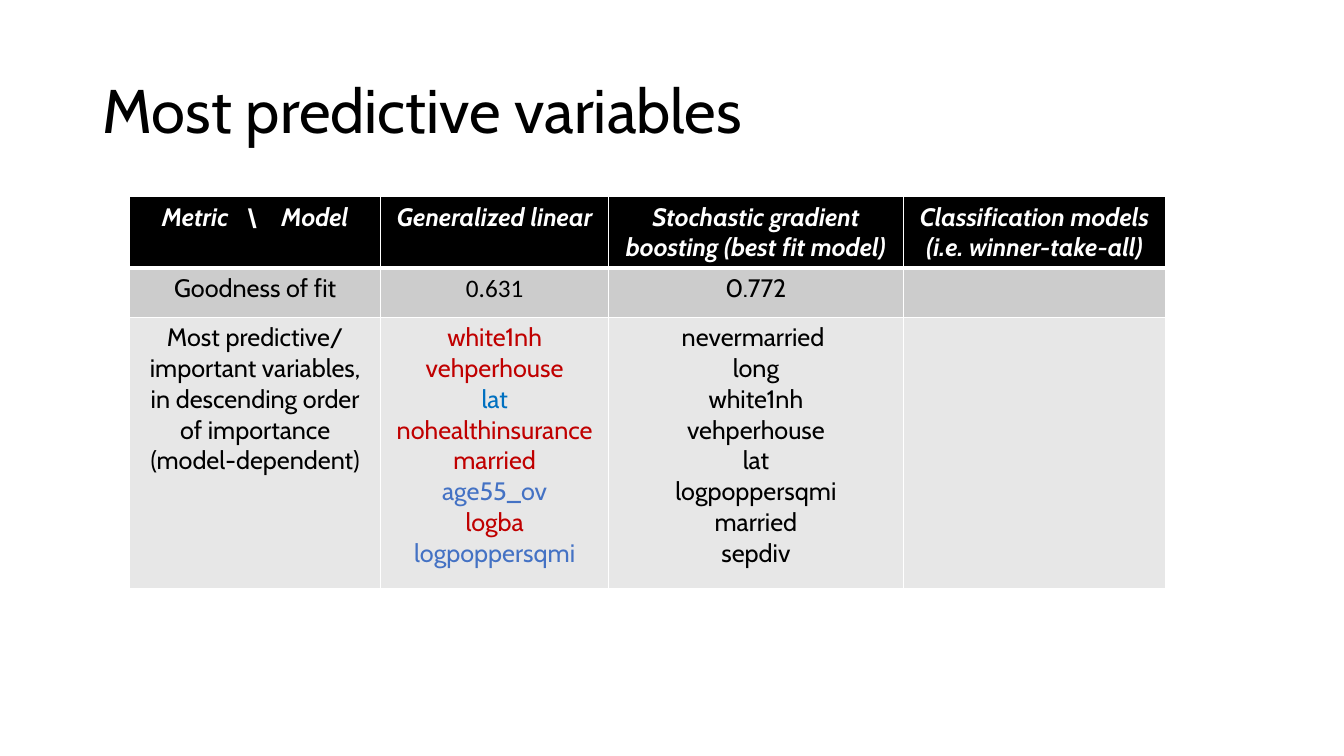
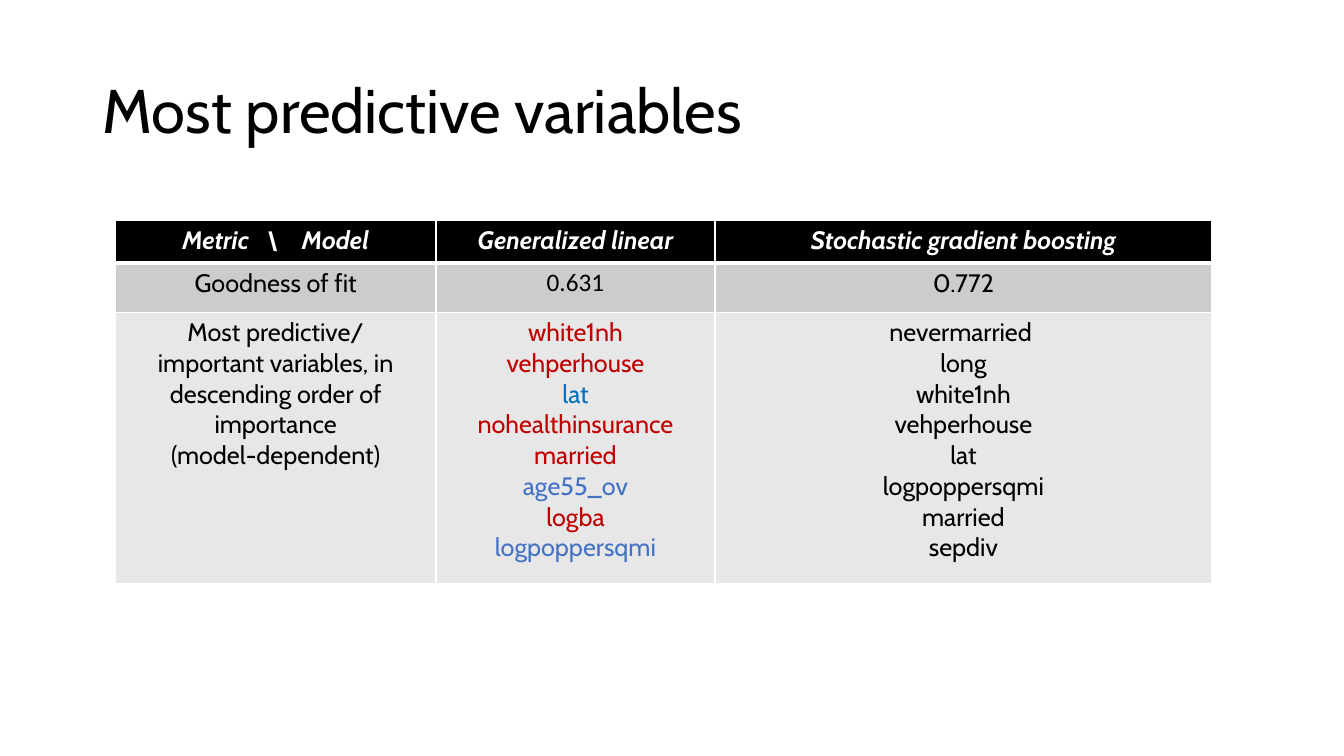
Before and after one commit to mosew/math650, a slide deck: slide 34 of votes/2000/Predicting 2000 Presidential Election Results.pptx (slide 32 before the commit). Drawn at 1344x756 pixels with LibreOffice and Linux fonts; fonts in the diff are those of the drawing. Boxes give left, top, right and bottom in pixels: in the first picture for what was removed or moved away, otherwise in the second. Text is boxed around its words. In the diff, an @@ line names an element or a change of style, - is before the commit and + after.

```diff
--- a/votes/2000/Predicting 2000 Presidential Election Results.pptx
+++ b/votes/2000/Predicting 2000 Presidential Election Results.pptx
@@ table at <box>115,220,1212,583</box> @@
-column 3: Stochastic gradient boosting (best fit model) | 0.772 | nevermarried / long / white1nh / vehperhouse / lat / logpoppersqmi / married / sepdiv
-column 4: Classification models / (i.e. winner-take-all) |  | 
+column 3: Stochastic gradient boosting | 0.772 | nevermarried / long / white1nh / vehperhouse / lat / logpoppersqmi / married / sepdiv
@@ table: place and size @@
-table at <box>130,197,1167,588</box>
+table at <box>115,220,1212,583</box>
```
Also in this commit, not shown: 7 other slides changed, 2 slides added, 1 slide removed, 7 other files.
